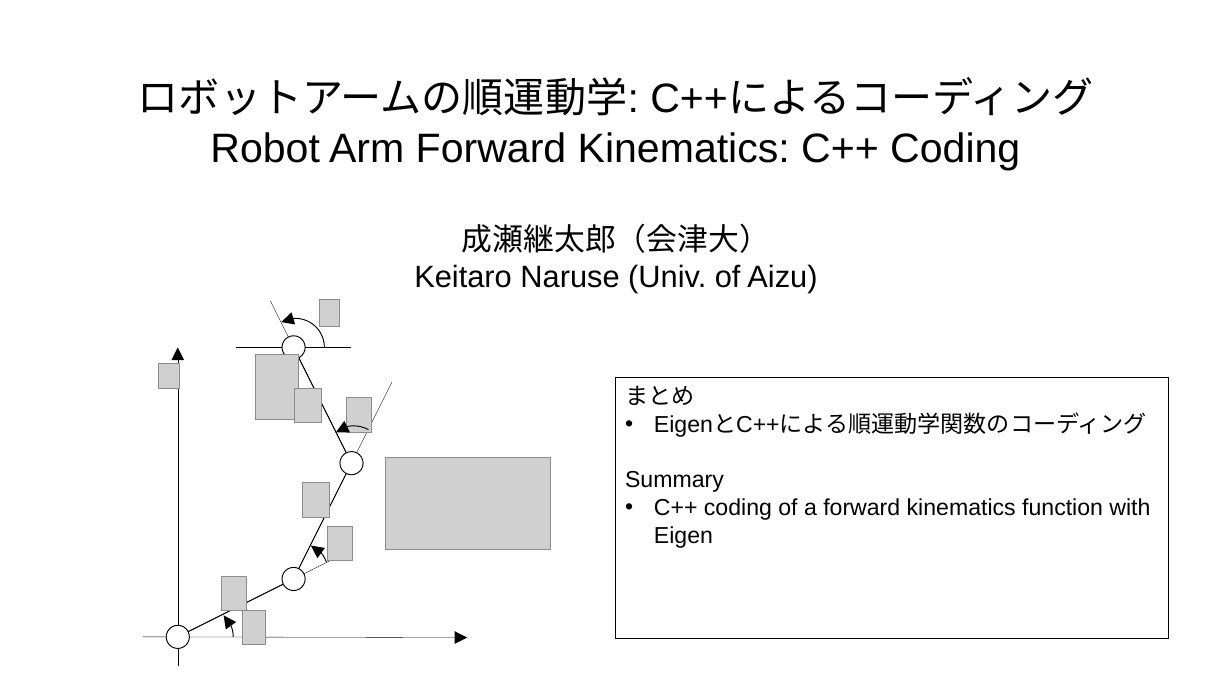
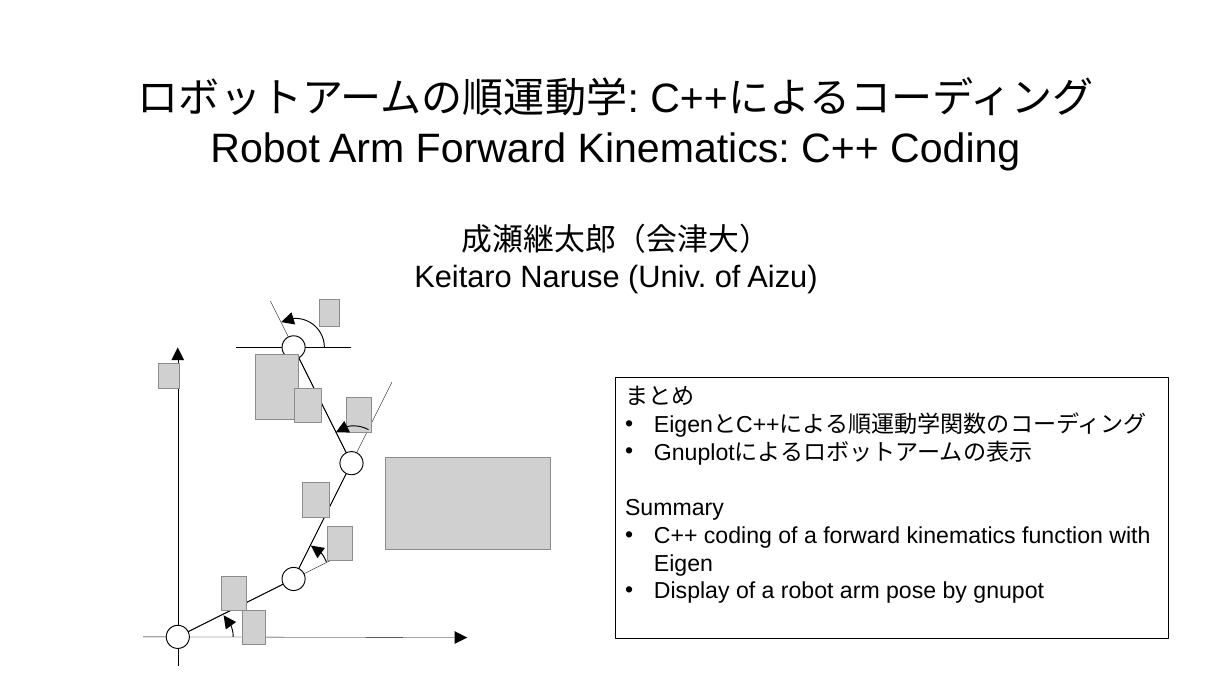
Before and after one commit to keitaronaruse/Naruse-robotics-tutorial, a slide deck: slide 1 of doc/slides/Robot-Arm-Forward-Kinematics-CPP-Code.pptx. Drawn at 1232x693 pixels with LibreOffice and Linux fonts; fonts in the diff are those of the drawing; grey boxes stand for pictures; background and template pictures are left out. Boxes give left, top, right and bottom in pixels: in the first picture for what was removed or moved away, otherwise in the second. Text is boxed around its words. In the diff, an @@ line names an element or a change of style, - is before the commit and + after.

```diff
--- a/doc/slides/Robot-Arm-Forward-Kinematics-CPP-Code.pptx
+++ b/doc/slides/Robot-Arm-Forward-Kinematics-CPP-Code.pptx
@@ text in rectangle at (654,441,1032,465): paragraph added @@
+• Gnuplotによるロボットアームの表示
@@ text in rectangle at (654,581,1044,603): paragraph added @@
+• Display of a robot arm pose by gnupot
```
Also in this commit, not shown: 5 other slides changed, 4 other files.
